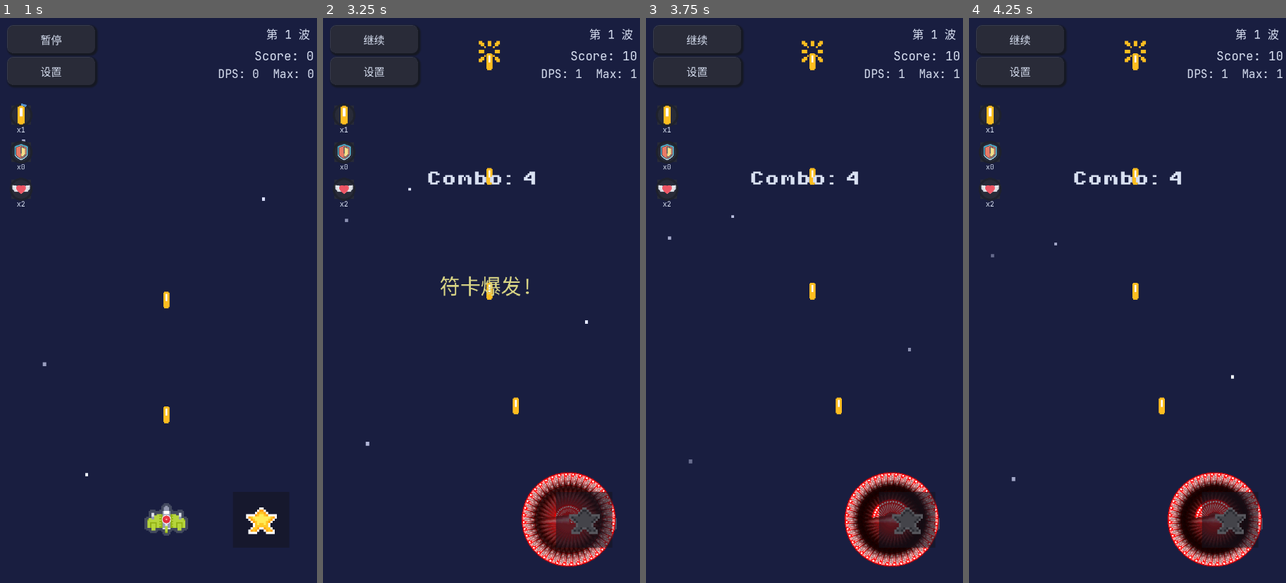
Above: before the commit, frames 1-4 (left to right).
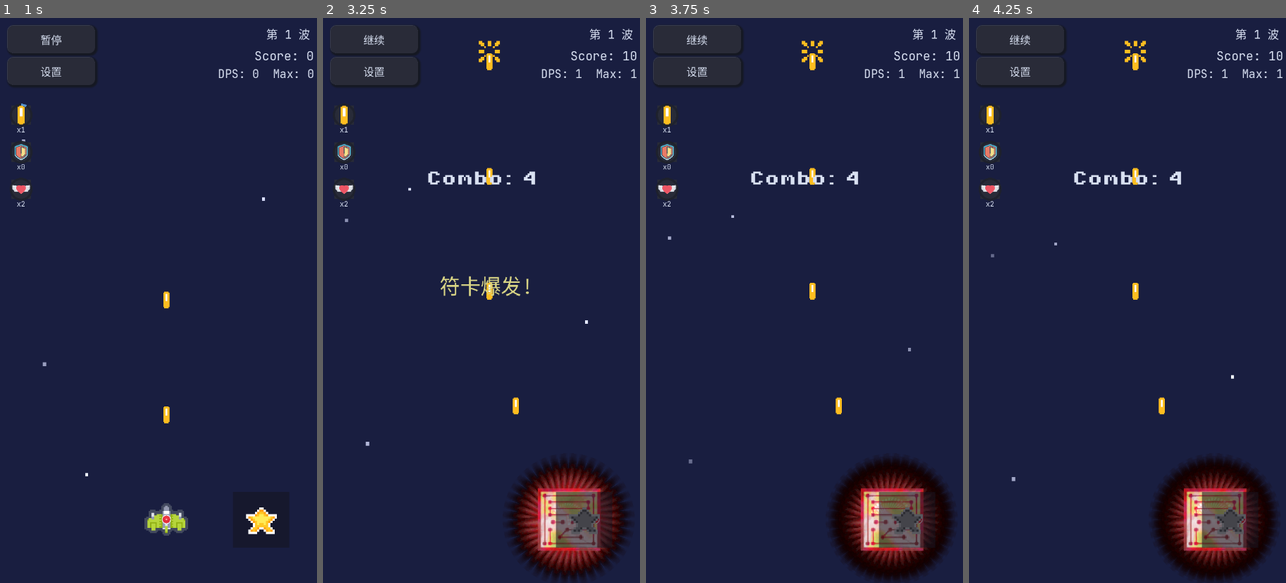
Above: after the commit, the same moments.

Repository: qingzhixing/plane-war
Game: Godot game, scene res://scenes/MainMenu.tscn
The game is run twice, just before and just after one commit, with the same random seed, the same clock (stepped at 60 frames per second) and the same inputs. Sound files missing from this copy of the repository are replaced by a short silence.
Inputs (mouse positions are in pixels of both pictures, inside the frame that each line leads up to):
- Up to frame 1 (1 s): click "开始游戏" at 0.5 s
- Up to frame 2 (3.25 s): click "暂停" at 1.25 s; click "继续" at 2 s; tap Enter at 2.75 s; move the mouse to (551, 272) at 2.77 s; hold D from 2.78 s (still down); tap P at 2.85 s; click (551, 272) at 2.92 s; tap Space at 3.02 s
- Up to frame 3 (3.75 s): release D at 3.5 s; drag from (741, 328) to (918, 520) at 3.52 s
- Up to frame 4 (4.25 s): no input

Frame 1 is identical in both runs. In frame 2, 5.7% of the frame differs, in the area x 58-98%, y 77-100%; in frame 3, 6.1%; in frame 4, 6.1%.

Commit message:
🎨 DESIGN: 调整VFX显示顺序

Diff:
--- a/scenes/bullets/PlayerSpellBullet.tscn
+++ b/scenes/bullets/PlayerSpellBullet.tscn
@@ -78,9 +78,8 @@
 }
 
 [node name="PlayerSpellBullet" type="Area2D" unique_id=1650058168]
-z_index = 12
 z_as_relative = false
-scale = Vector2(2, 2)
+scale = Vector2(3, 3)
 script = ExtResource("1_script")
 
 [node name="CollisionShape2D" type="CollisionShape2D" parent="." unique_id=1578002511]
--- a/scenes/player/Player.tscn
+++ b/scenes/player/Player.tscn
@@ -16,7 +16,6 @@
 radius = 165.01892
 
 [node name="Player" type="CharacterBody2D" unique_id=1665526431]
-z_index = -16
 z_as_relative = false
 scale = Vector2(0.4, 0.4)
 script = ExtResource("1_p0vlq")
@@ -37,11 +36,11 @@
 shape = SubResource("CircleShape2D_cw2d6")
 
 [node name="HitJudgementVisual" type="Node2D" parent="." unique_id=1055014287]
-z_index = 2
+z_index = 16
 script = ExtResource("6_hit")
 
 [node name="Sprite2D" type="Sprite2D" parent="." unique_id=1444472511]
-z_index = 1
+z_index = -16
 position = Vector2(-0.28250122, 0)
 scale = Vector2(7.725, 7.725)
 texture = ExtResource("8_khinc")
--- a/scenes/vfx/SpellVFX.tscn
+++ b/scenes/vfx/SpellVFX.tscn
@@ -22,12 +22,12 @@
 }],
 "loop": false,
 "name": &"spell_use",
-"speed": 5.0
+"speed": 6.0
 }]
 
 [sub_resource type="Animation" id="Animation_spell_vfx"]
 resource_name = "spell_use_vfx"
-length = 1.05
+length = 1.5
 tracks/0/type = "value"
 tracks/0/imported = false
 tracks/0/enabled = true
@@ -35,8 +35,8 @@
 tracks/0/interp = 1
 tracks/0/loop_wrap = true
 tracks/0/keys = {
-"times": PackedFloat32Array(0, 0.8),
-"transitions": PackedFloat32Array(1, 1),
+"times": PackedFloat32Array(0, 1.3666667),
+"transitions": PackedFloat32Array(0.34151015, 2.6390157),
 "update": 0,
 "values": [Vector2(1, 1), Vector2(2.5, 2.5)]
 }
@@ -47,8 +47,8 @@
 tracks/1/interp = 1
 tracks/1/loop_wrap = true
 tracks/1/keys = {
-"times": PackedFloat32Array(0, 0.8),
-"transitions": PackedFloat32Array(1, 1),
+"times": PackedFloat32Array(0, 1.3666667),
+"transitions": PackedFloat32Array(0.25881627, 2.4622889),
 "update": 0,
 "values": [Color(1, 1, 1, 1), Color(1, 1, 1, 0)]
 }
@@ -59,7 +59,7 @@
 tracks/2/interp = 1
 tracks/2/loop_wrap = true
 tracks/2/keys = {
-"times": PackedFloat32Array(1.05),
+"times": PackedFloat32Array(1.5),
 "transitions": PackedFloat32Array(1),
 "values": [{
 "args": [],
@@ -73,10 +73,10 @@
 }
 
 [node name="SpellVfx" type="Node2D" unique_id=2029328085]
+z_index = 1
+scale = Vector2(2, 2)
 
 [node name="AnimatedSprite2D" type="AnimatedSprite2D" parent="." unique_id=1623377948]
-modulate = Color(1, 1, 1, 0)
-scale = Vector2(2.5, 2.5)
 sprite_frames = SubResource("SpriteFrames_6owxn")
 animation = &"spell_use"
 autoplay = "spell_use"
Not shown: 1 places in scenes/bullets/PlayerSpellBullet.tscn that only renumber resources
